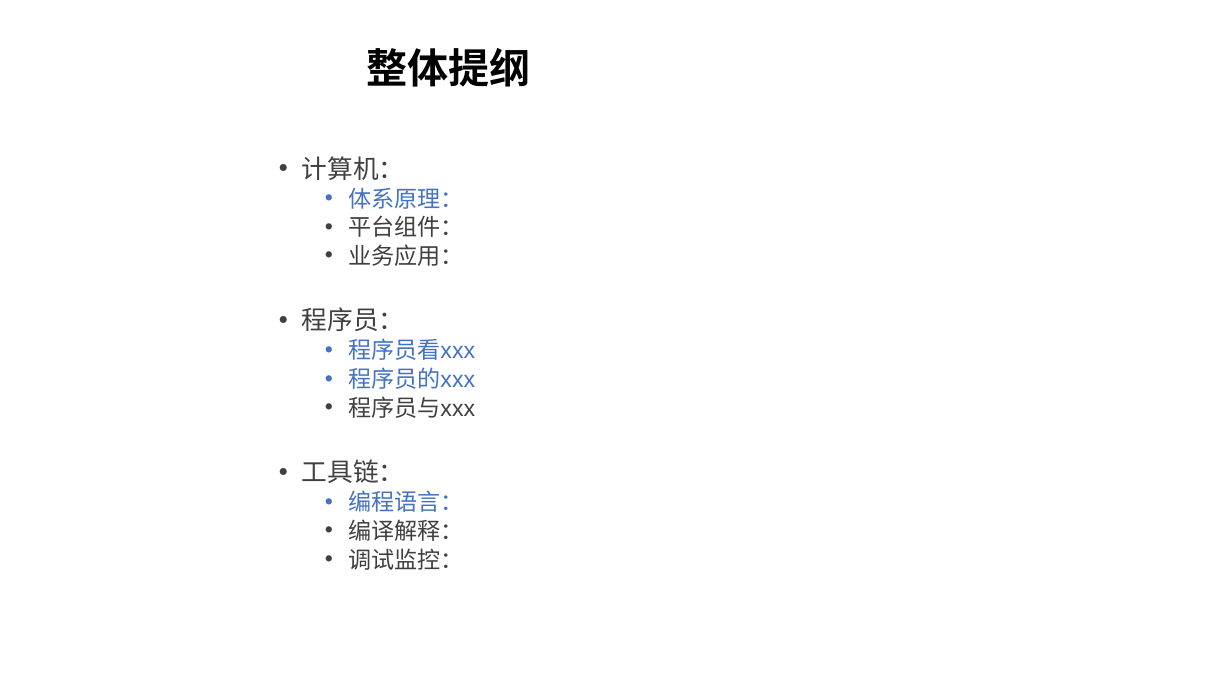
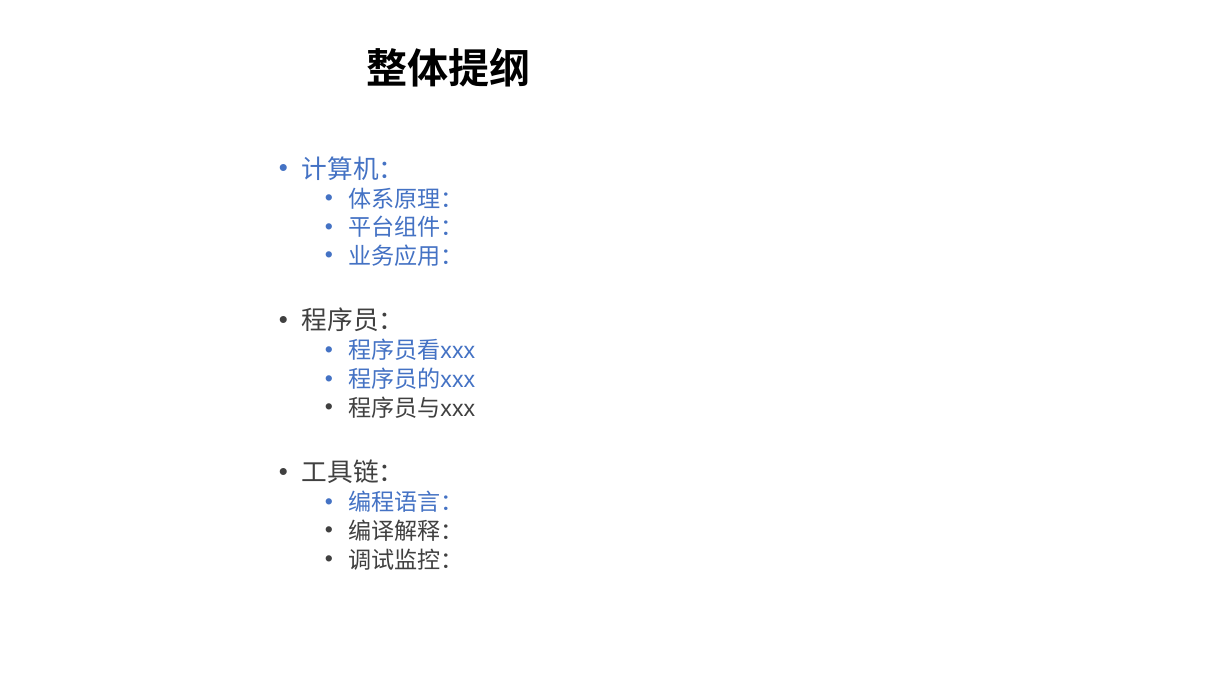
Before and after one commit to GavinKoeng/it-talks, a slide deck: slide 2 of it-talks.pptx. Drawn at 1232x693 pixels with LibreOffice and Linux fonts; fonts in the diff are those of the drawing. Boxes give left, top, right and bottom in pixels: in the first picture for what was removed or moved away, otherwise in the second. Text is boxed around its words. In the diff, an @@ line names an element or a change of style, - is before the commit and + after.

Commit message:
it-talks.pptx: 更新“我的编程语言”视频组提纲

```diff
--- a/it-talks.pptx
+++ b/it-talks.pptx
@@ text at <box>302,156,463,266</box>: text colour #404040 to #4472C4 in "计算机：", "平台组件：", "业务应用：" @@
```
Also in this commit, not shown: 3 other slides changed, 7 slides added.
